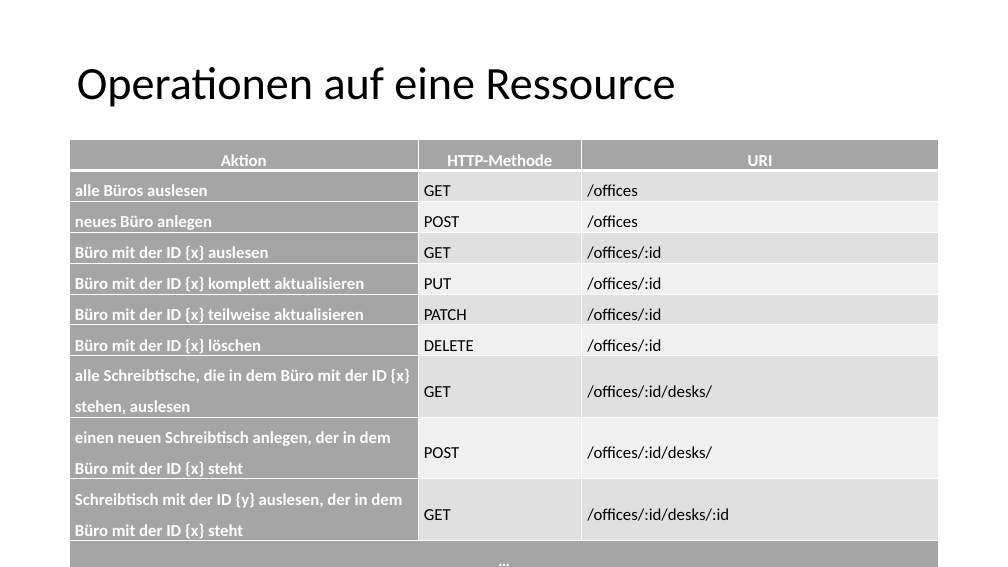
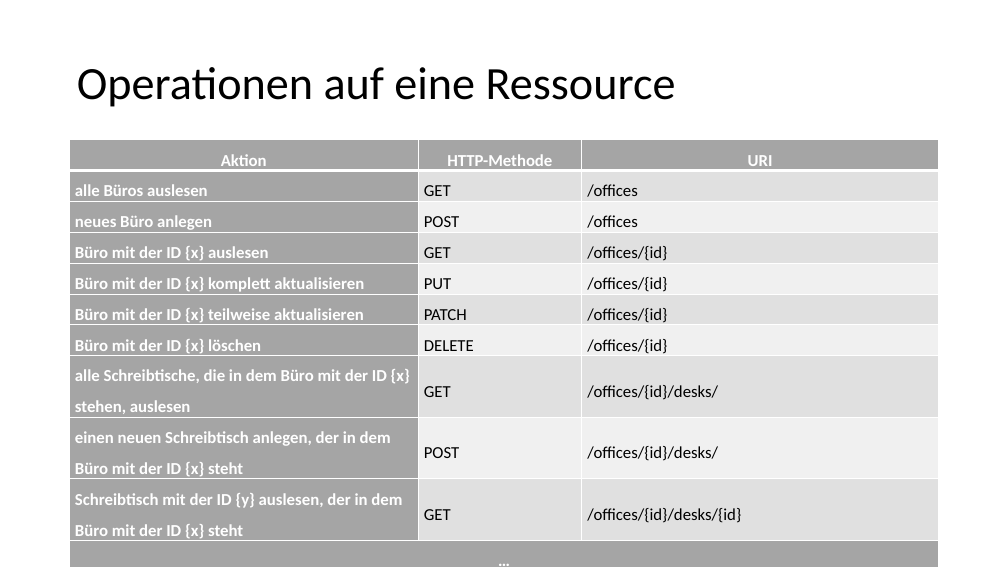
Before and after one commit to nordlb-public/techtalks, a slide deck: slide 17 of 01-api-design/präsentation.pptx (slide 16 before the commit). Drawn at 1008x567 pixels with LibreOffice and Linux fonts; fonts in the diff are those of the drawing. Boxes give left, top, right and bottom in pixels: in the first picture for what was removed or moved away, otherwise in the second. Text is boxed around its words. In the diff, an @@ line names an element or a change of style, - is before the commit and + after.

```diff
--- a/01-api-design/präsentation.pptx
+++ b/01-api-design/präsentation.pptx
@@ table at bbox=[70, 140, 939, 542] @@
-row 4, column 3: /offices/:id
+row 4, column 3: /offices/{id}
-row 5, column 3: /offices/:id
+row 5, column 3: /offices/{id}
-row 6, column 3: /offices/:id
+row 6, column 3: /offices/{id}
-row 7, column 3: /offices/:id
+row 7, column 3: /offices/{id}
-row 8, column 3: /offices/:id/desks/
+row 8, column 3: /offices/{id}/desks/
-row 9, column 3: /offices/:id/desks/
+row 9, column 3: /offices/{id}/desks/
-row 10, column 3: /offices/:id/desks/:id
+row 10, column 3: /offices/{id}/desks/{id}
```
Also in this commit, not shown: 2 other slides changed, 5 slides added.
